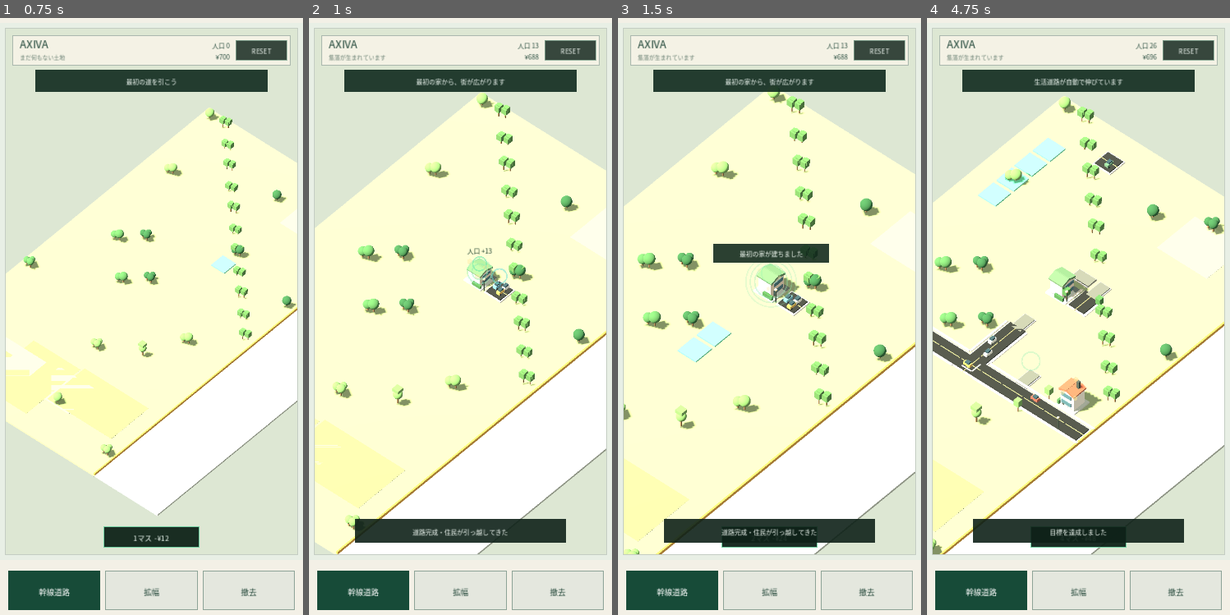
Above: before the commit, frames 1-4 (left to right).
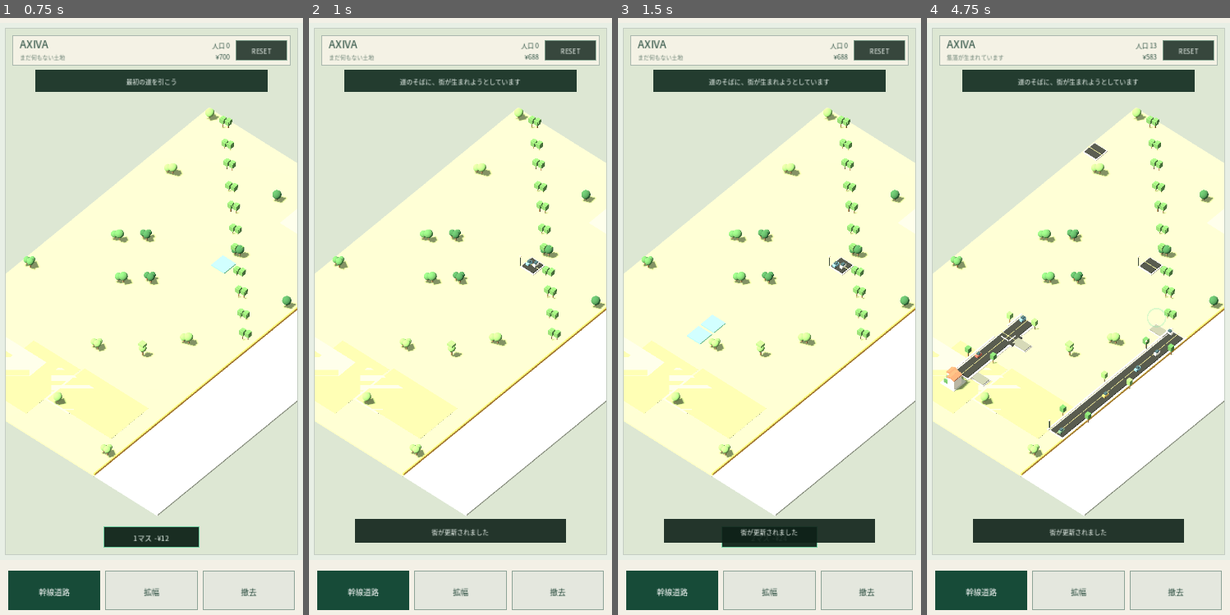
Above: after the commit, the same moments.

Repository: 48wr9f4wgp-lab/machi-loop
Game: Godot game, scene res://main.tscn
The game is run twice, just before and just after one commit, with the same random seed, the same clock (stepped at 60 frames per second) and the same inputs.
Inputs (mouse positions are in pixels of both pictures, inside the frame that each line leads up to):
- Up to frame 1 (0.75 s): tap Enter at 0.5 s; move the mouse to (218, 262) at 0.52 s; click (218, 262) at 0.67 s
- Up to frame 2 (1 s): no input
- Up to frame 3 (1.5 s): drag from (708, 328) to (754, 429) at 1.27 s
- Up to frame 4 (4.75 s): move the mouse to (1108, 149) at 2.02 s; click (1108, 149) at 2.17 s; drag from (1063, 429) to (987, 197) at 2.77 s; move the mouse to (1169, 394) at 3.52 s; click (1169, 394) at 3.67 s; drag from (987, 197) to (1033, 131) at 4.27 s

Frame 1 is identical in both runs. In frame 2, 25% of the frame differs, in the area x 1-99%, y 4-90%; in frame 3, 31%; in frame 4, 30%.

Commit message:
Wire AXIVA v0.40 land acquisition layer

Diff:
--- a/main.gd
+++ b/main.gd
@@ -1 +1 @@
-extends "res://main_v37_recovery_device_test.gd"
+extends "res://main_v40_land_acquisition.gd"
